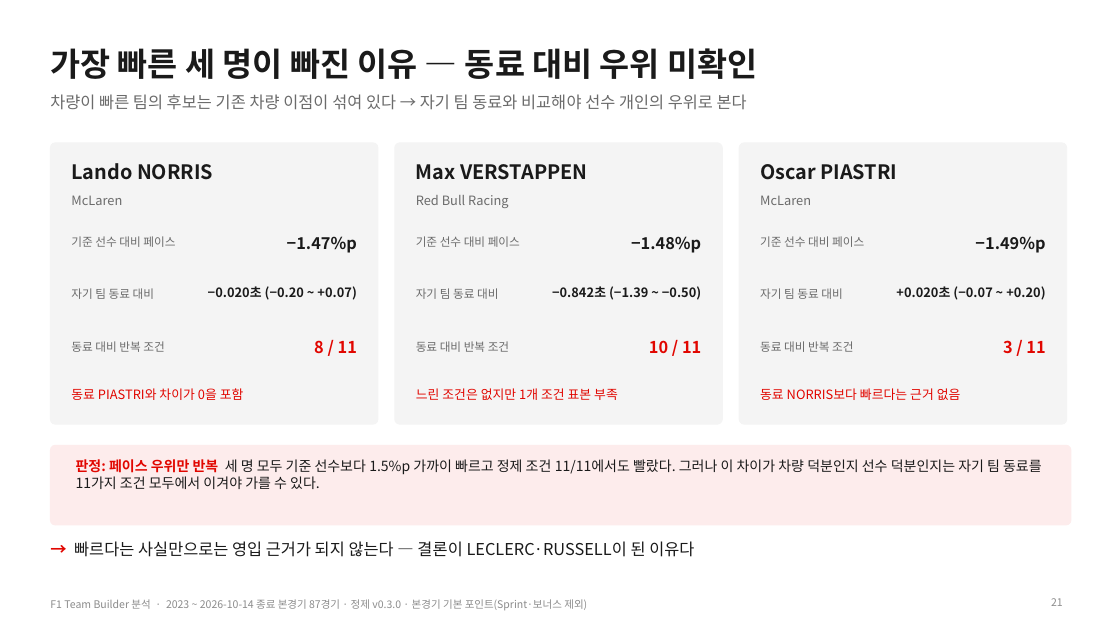
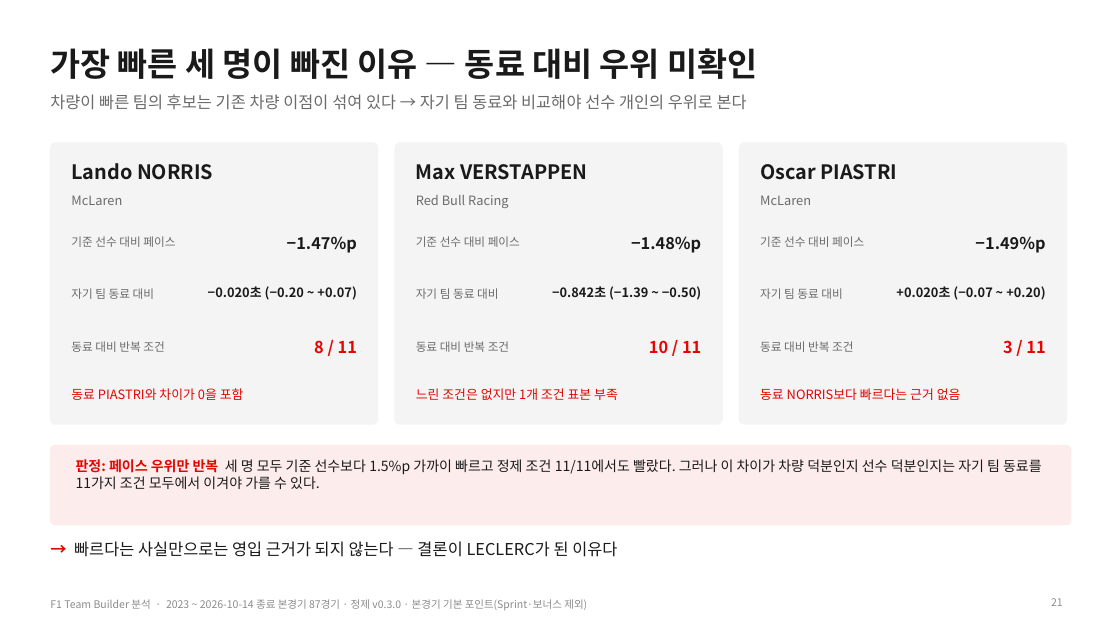
Before and after one commit to encore-ai-campus/mlo-02-p2-team1, a slide deck: slide 21 of docs/F1_TeamBuilder_발표자료.pptx. Drawn at 1120x630 pixels with LibreOffice and Linux fonts; fonts in the diff are those of the drawing. Boxes give left, top, right and bottom in pixels: in the first picture for what was removed or moved away, otherwise in the second. Text is boxed around its words. In the diff, an @@ line names an element or a change of style, - is before the commit and + after.

```diff
--- a/docs/F1_TeamBuilder_발표자료.pptx
+++ b/docs/F1_TeamBuilder_발표자료.pptx
@@ text at [74,541,617,557]: text changed @@
-→ 빠르다는 사실만으로는 영입 근거가 되지 않는다 — 결론이 LECLERC·RUSSELL이 된 이유다
+→ 빠르다는 사실만으로는 영입 근거가 되지 않는다 — 결론이 LECLERC가 된 이유다
```
Also in this commit, not shown: 9 other slides changed, 1 slide added, 8 other files.
